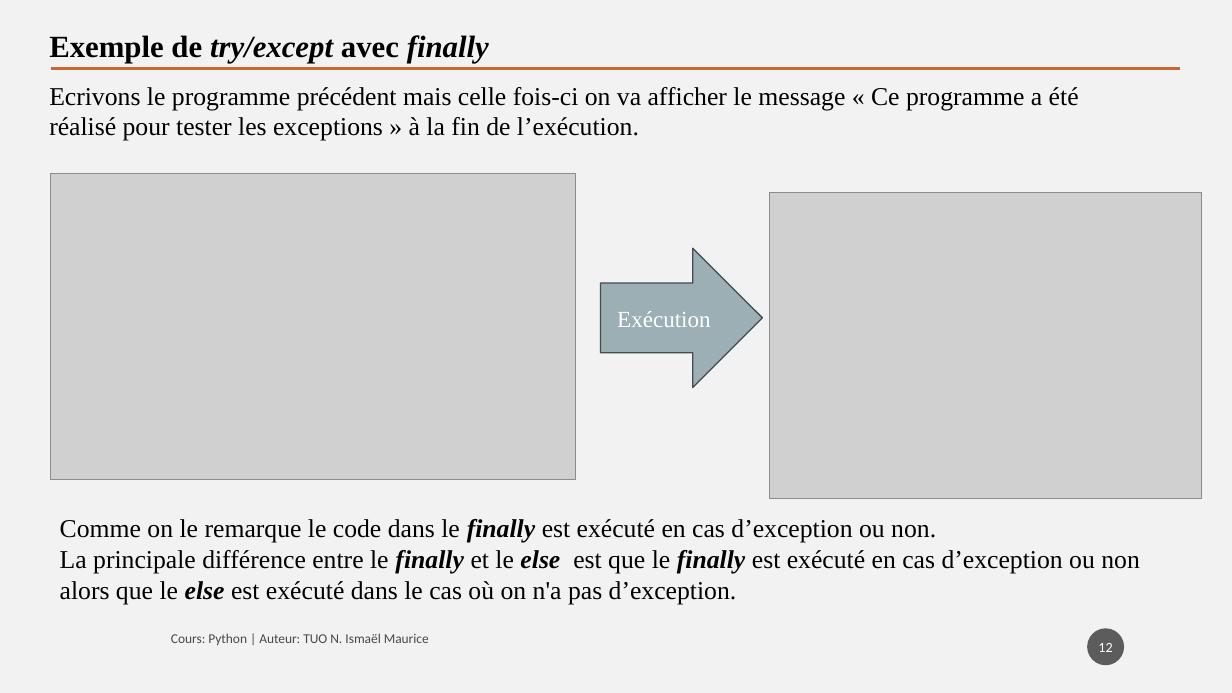
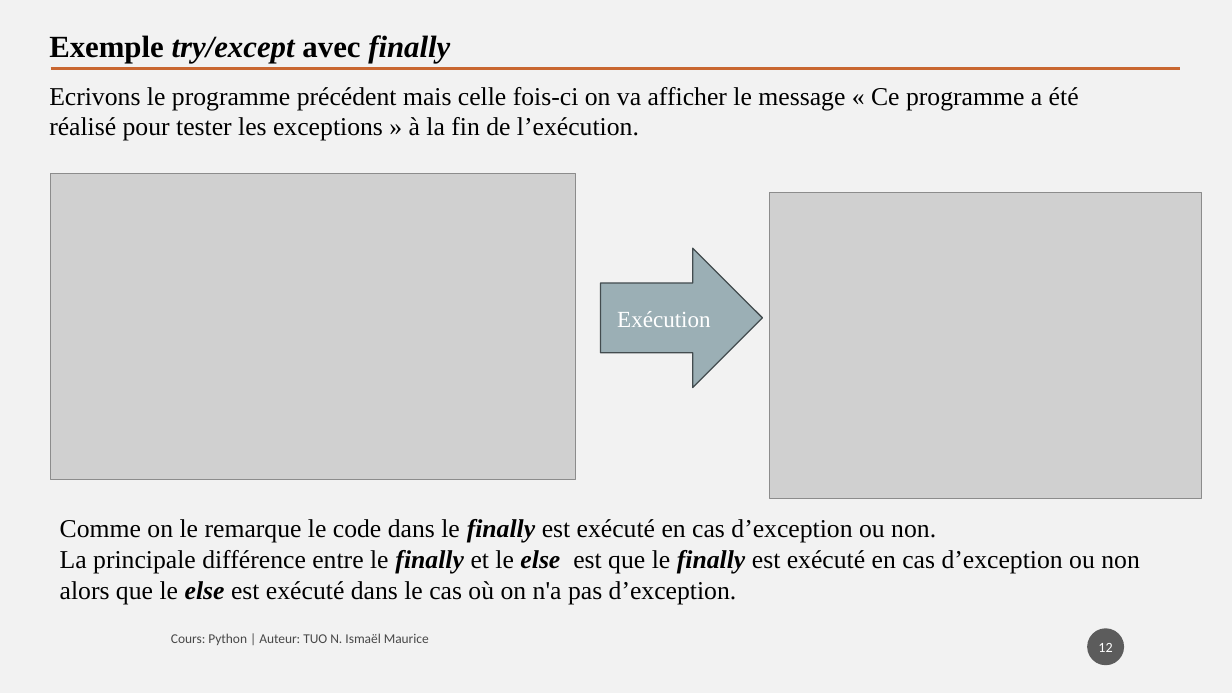
Before and after one commit to tisma95/cours-python, a slide deck: slide 12 of source/Chapitre 7 - Les exceptions.pptx. Drawn at 1232x693 pixels with LibreOffice and Linux fonts; fonts in the diff are those of the drawing; grey boxes stand for pictures. Boxes give left, top, right and bottom in pixels: in the first picture for what was removed or moved away, otherwise in the second. Text is boxed around its words. In the diff, an @@ line names an element or a change of style, - is before the commit and + after.

```diff
--- a/source/Chapitre 7 - Les exceptions.pptx
+++ b/source/Chapitre 7 - Les exceptions.pptx
@@ text at (49, 35, 450, 63): text changed @@
-Exemple de try/except avec finally
+Exemple try/except avec finally
```
Also in this commit, not shown: 11 other slides changed, 2 other files.
